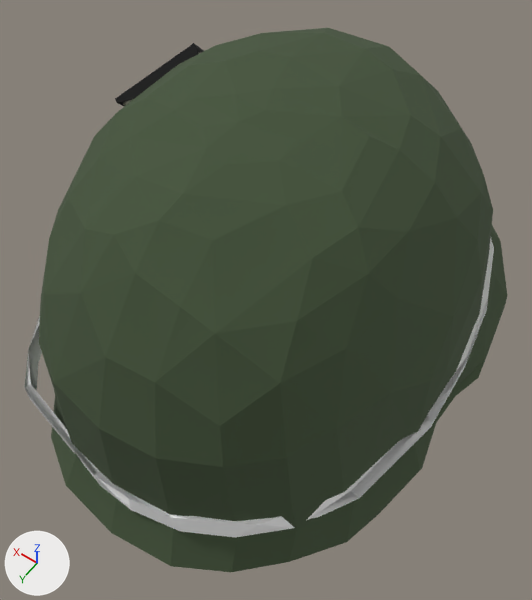
Two versions of the glTF model assets/us/props/helmets/m1_erdl_short.glb, one commit apart.
One viewpoint serves both versions: a camera (50 mm lens) standing at (-0.145, 0.218, 0.279) and looking at (-0.008, 0.026, -0.023). The lights are fixed; the arrows at lower left show +X, +Y and +Z. The first picture is the older version. Where no turn or scale is listed for an object, it has been applied to the vertices. Vertices at exactly the same position are counted once.

The older version as bpy lines, for what is in view:
```python
mat_webbing = principled_material('Webbing')
mat_webbing.base_color = (1.0, 1.0, 1.0)  # white #ffffff
mat_webbing.roughness = 0.95
me_helmet_erdl_short_band = bpy.data.meshes.new('helmet_erdl_short_band')
me_helmet_erdl_short_band.from_pydata(...)  # 70 vertices, 140 faces; spans x -0.111..0.111, y -0.13..0.143, z -0.041..0.009
me_helmet_erdl_short_band.materials.append(mat_webbing)  # white #ffffff
me_helmet_erdl_short_card_ace = bpy.data.meshes.new('helmet_erdl_short_card_ace')
me_helmet_erdl_short_card_ace.from_pydata(...)  # 40 vertices, 76 faces; spans x -0.0152..0.0315, y -0.0468..0.0468, z -0.046..0.046
me_helmet_erdl_short_card_ace.materials.append(mat_helmcard)  # picture img_helmet_card_ace
me_helmet_erdl_short_cover = bpy.data.meshes.new('helmet_erdl_short_cover')
me_helmet_erdl_short_cover.from_pydata(...)  # 277 vertices, 520 faces; spans x -0.117..0.112, y -0.151..0.153, z -0.071..0.121
me_helmet_erdl_short_cover.materials.append(mat_erdlcamo)  # dark green #425238
ob_helmet_erdl_short_band = bpy.data.objects.new('helmet_erdl_short_band', me_helmet_erdl_short_band)
ob_helmet_erdl_short_band.location = (0.0028, -0.001, -0.0253)
ob_helmet_erdl_short_card_ace = bpy.data.objects.new('helmet_erdl_short_card_ace', me_helmet_erdl_short_card_ace)
ob_helmet_erdl_short_card_ace.location = (0.0965, -0.0591, 0.0044)
ob_helmet_erdl_short_cover = bpy.data.objects.new('helmet_erdl_short_cover', me_helmet_erdl_short_cover)
ob_helmet_erdl_short_cover.location = (0.0028, -0.001, -0.0253)
```
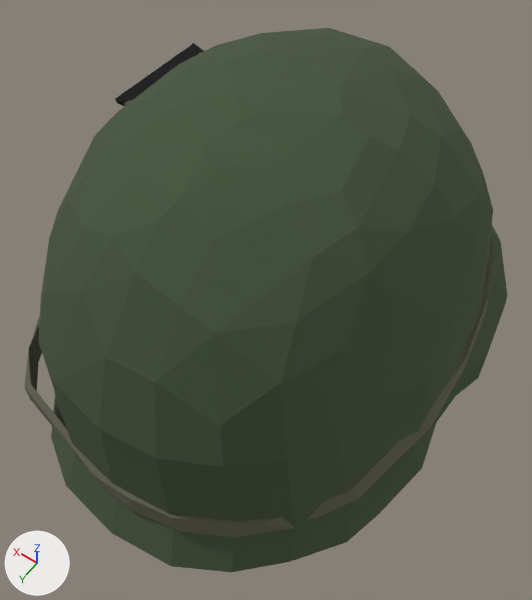
What differs and where, as boxes [x1, y1, x2, y2] in the pictures (532 x 600 px):
'helmet_erdl_short_band', recoloured, shading changed
    both: [24, 238, 494, 537]
part 1 of me_helmet_erdl_short_band, shading changed
    both: [428, 269, 492, 426]
part 2 of me_helmet_erdl_short_band, shading changed
    both: [24, 316, 165, 515]
part 3 of me_helmet_erdl_short_band, shading changed
    both: [244, 491, 359, 525]

The change in detail:
Material 'Webbing' (mat_webbing) changes colour from white #ffffff to dark yellow #626250; in linear values from (1.0, 1.0, 1.0) to (0.121, 0.121, 0.081).
me_helmet_erdl_short_band has 70 vertices, 140 faces and spans x -0.111..0.111, y -0.13..0.143, z -0.041..0.009.
me_helmet_erdl_short_band is used by ob_helmet_erdl_short_band; location (0.0028, -0.001, -0.0253).
me_helmet_erdl_short_band part 1: 10 of the faces centred in x -0.111..-0.08, y -0.09..0.014, z -0.028..-0.002 are now shaded flat.
me_helmet_erdl_short_band part 2: 10 of the faces centred in x -0.014..0.109, y 0.069..0.143, z -0.041..-0.022 are now shaded flat.
me_helmet_erdl_short_band part 3: 3 of the faces centred in x -0.093..-0.069, y 0.086..0.114, z -0.035..-0.026 are now shaded flat.
